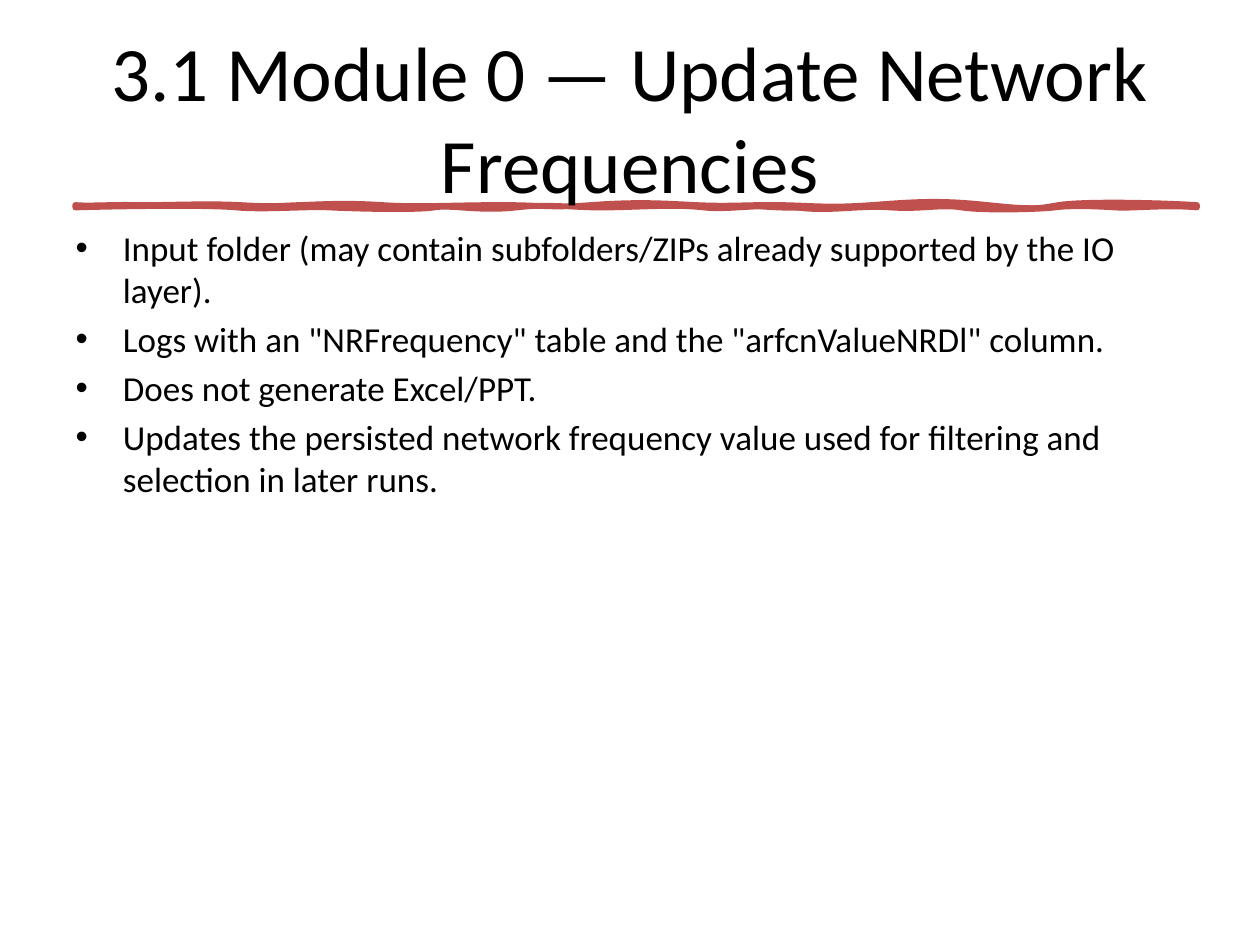
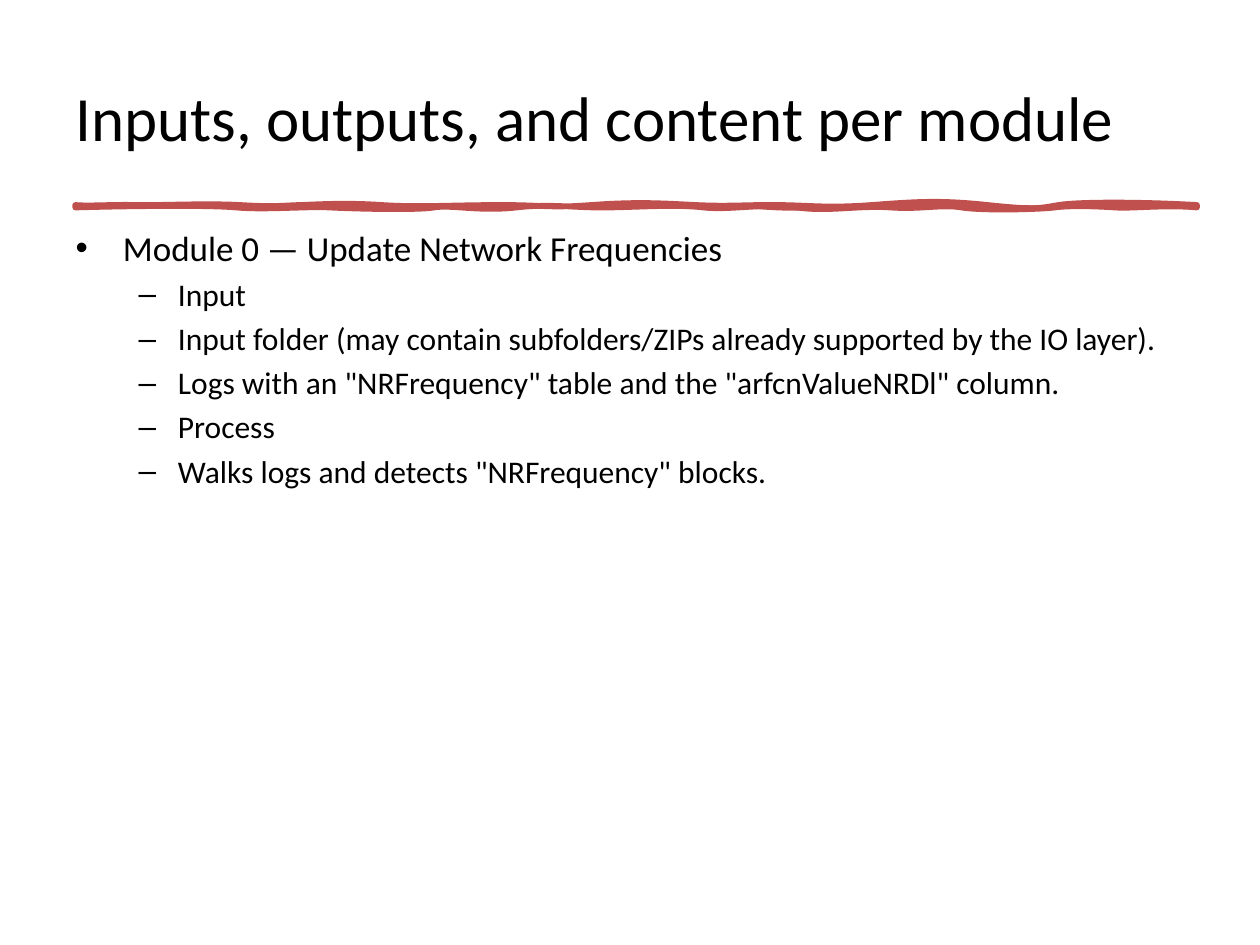
Before and after one commit to jaimetur/SSB_RetuningAutomations, a slide deck: slide 6 of help/SSB-Retuning-Automations-User-Guide-v0.7.1.pptx (slide 4 before the commit). Drawn at 1260x945 pixels with LibreOffice and Linux fonts; fonts in the diff are those of the drawing. Boxes give left, top, right and bottom in pixels: in the first picture for what was removed or moved away, otherwise in the second. Text is boxed around its words. In the diff, an @@ line names an element or a change of style, - is before the commit and + after.

```diff
--- a/help/SSB-Retuning-Automations-User-Guide-v0.7.1.pptx
+++ b/help/SSB-Retuning-Automations-User-Guide-v0.7.1.pptx
@@ title at (76,97,1113,151): text changed; size 44 to 36 pt @@
-3.1 Module 0 — Update Network Frequencies
+Inputs, outputs, and content per module
@@ text at (123,236,722,311): paragraphs added @@
+• Module 0 — Update Network Frequencies
+  – Input
@@ text at (178,327,1155,400): size 20 to 18 pt in "Input folder (may contain subfolders/ZIPs already supported ...", "Logs with an "NRFrequency" table and the ..."; bullet • to –; list level 1 to 2 in "Input folder (may contain subfolders/ZIPs ..."; list level 1 to 2 in "Logs with an "NRFrequency" table ..." @@
@@ text at (178,417,766,489): text changed; size 20 to 18 pt @@
-• Does not generate Excel/PPT.
-• Updates the persisted network frequency value used for filtering and selection in later runs.
+  – Process
+  – Walks logs and detects "NRFrequency" blocks.
```
Also in this commit, not shown: 6 other slides changed, 34 slides added, 1 slide removed, 5 other files.
